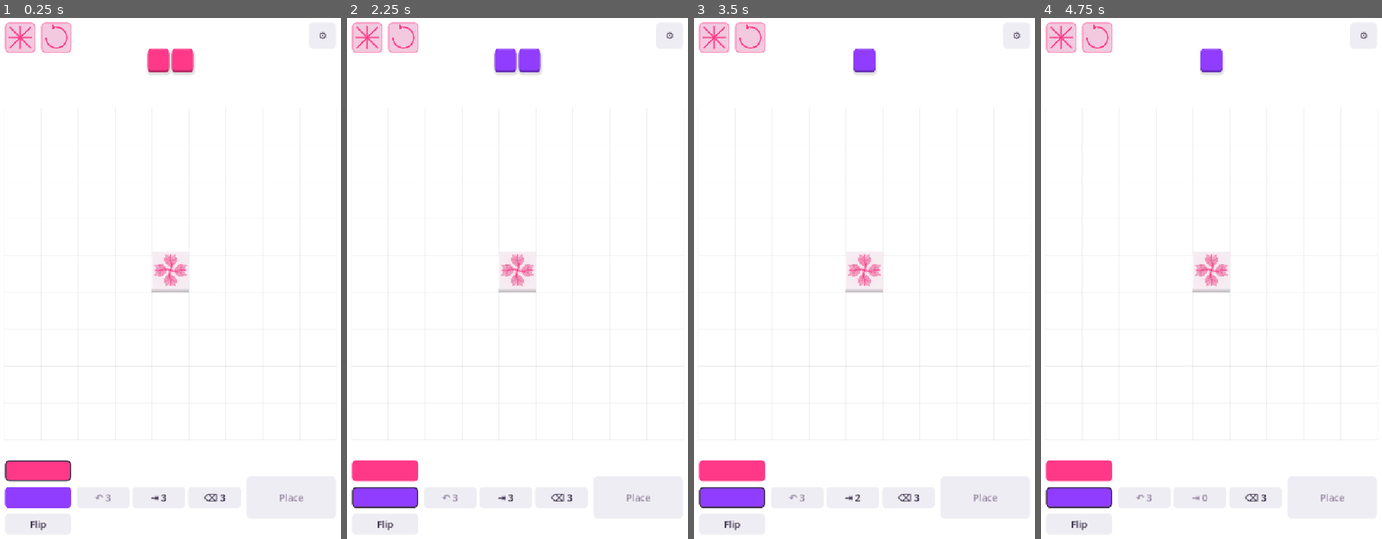
Above: before the commit, frames 1-4 (left to right).
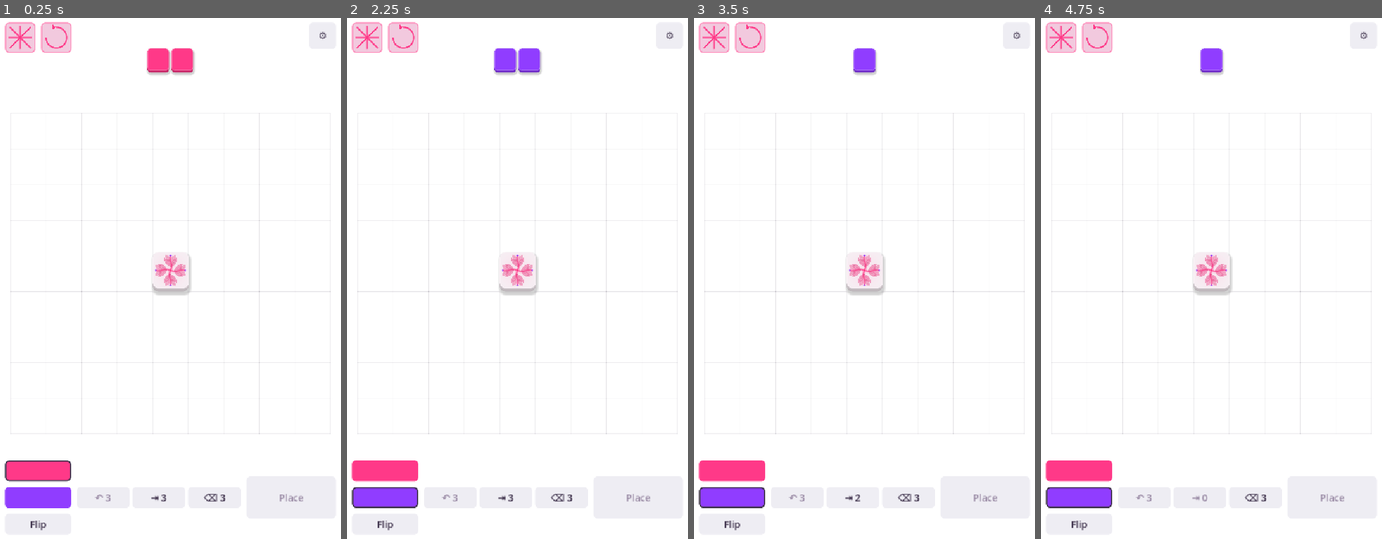
Above: after the commit, the same moments.

Repository: Shine-game/Tiles
Game: Godot game, scene res://main.tscn
The game is run twice, just before and just after one commit, with the same random seed, the same clock (stepped at 60 frames per second) and the same inputs. Sound files missing from this copy of the repository are replaced by a short silence.
Inputs (mouse positions are in pixels of both pictures, inside the frame that each line leads up to):
- Up to frame 1 (0.25 s): no input
- Up to frame 2 (2.25 s): click "Flip" at 0.5 s; click (384, 471) at 1.27 s; click (384, 497) at 2.02 s
- Up to frame 3 (3.5 s): click "⇥ 3" at 2.75 s
- Up to frame 4 (4.75 s): click "⇥ 2" at 3.5 s; click "⇥ 1" at 4.25 s

The runs differ from the first frame. In frame 1, 0.4% of the frame differs, in the area x 3-97%, y 5-82%; in frame 2, 0.4%; in frame 3, 0.3%; in frame 4, 0.3%.

Commit message:
Unify incoming and occupied tile surfaces with rounded fused outlines

Diff:
--- a/scripts/board_view.gd
+++ b/scripts/board_view.gd
@@ -147,7 +147,7 @@
 	field = Rect2((size - Vector2.ONE * side) / 2, Vector2.ONE * side)
 	# Keep the raised north edge and its shadow inside the field, including
 	# high-resolution gallery captures. The logical board remains square.
-	var edge_allowance: float = Platform.SOURCE_DEPTH / Platform.SOURCE_CELL + 0.035
+	var edge_allowance: float = 3.0 * Platform.SOURCE_DEPTH / Platform.SOURCE_CELL + 0.02
 	pitch = maxf(1, minf((side - 16.0) / board.size(), (side - 2.0) / (board.size() + 2 * edge_allowance)))
 	grid_inset = maxf(8, (side - board.size() * pitch) / 2)
 	if occupied_platform != null:
@@ -155,6 +155,7 @@
 	if coral_visuals != null:
 		coral_visuals.position = _point(Vector2.ZERO)
 		coral_visuals.scale = Vector2.ONE * pitch / 256.0
+		coral_visuals.configure_surface(occupied_platform)
 
 func surface_depth() -> float:
 	return Platform.depth(pitch)
@@ -184,8 +185,6 @@
 	update_geometry()
 	if show_guides:
 		_draw_guides()
-	if not coral_reef:
-		_draw_occupied_faces()
 	if coral_reef:
 		return
 	if labyrinth:
@@ -206,11 +205,6 @@
 		_draw_holding_motif(cell)
 	for corner: Vector2i in pattern.flowers:
 		_draw_flower(corner, pattern.flowers[corner])
-
-func _draw_occupied_faces() -> void:
-	# One color-independent surface; the board-wide shader owns its outline.
-	for cell: Vector2i in pattern.arrivals:
-		draw_rect(Rect2(_point(Vector2(cell)), Vector2.ONE * pitch), Palette.garden())
 
 func _draw_guides() -> void:
 	var n: int = board.size()
--- a/scripts/coral_visuals.gd
+++ b/scripts/coral_visuals.gd
@@ -2,6 +2,7 @@
 extends Node2D
 
 const Model = preload("res://scripts/coral_growth.gd")
+const GROUND_SURFACE = preload("res://shaders/ground_surface.gdshader")
 const REVEAL = preload("res://art/themes/coral_reef/shaders/growth_reveal.gdshader")
 static var textures: Dictionary = {}
 var registry: Dictionary = {}
@@ -9,6 +10,8 @@
 var ordinals: Dictionary = {}
 var next_ordinal := 0
 var active: Dictionary = {}
+var ground_sprites: Array[Sprite2D] = []
+var surface_signature: Array = []
 
 static func texture(path: String) -> Texture2D:
 	if not textures.has(path):
@@ -20,6 +23,8 @@
 		remove_child(child)
 		child.queue_free()
 	registry.clear()
+	ground_sprites.clear()
+	surface_signature.clear()
 	groups.clear()
 	ordinals.clear()
 	active.clear()
@@ -53,6 +58,8 @@
 			sprite.queue_free()
 			registry.erase(identity)
 	active.clear()
+	ground_sprites.clear()
+	surface_signature.clear()
 	for identity: String in model.components:
 		var event: Dictionary = model.components[identity]
 		var sprite: Sprite2D
@@ -69,7 +76,15 @@
 			# Child insertion order keeps each complete colony together.
 			_group(event, settled).add_child(sprite)
 			registry[identity] = sprite
-		if settled or event.old:
+		if event.id.begins_with("ground_"):
+			ground_sprites.append(sprite)
+			if sprite.material == null:
+				var surface := ShaderMaterial.new()
+				surface.shader = GROUND_SURFACE
+				sprite.material = surface
+			sprite.material.set_shader_parameter("cell_center", event.center)
+			sprite.material.set_shader_parameter("quarter_turn", float(event.rotation))
+		elif settled or event.old:
 			sprite.material = null
 		else:
 			var material := ShaderMaterial.new()
@@ -111,3 +126,14 @@
 			active.erase(identity)
 		else:
 			(sprite.material as ShaderMaterial).set_shader_parameter("clock_seconds", clock)
+
+func configure_surface(platform) -> void:
+	var signature: Array = [platform.mask_texture, platform.mask_revision, platform.grid_size, platform.cell_pixels]
+	if signature == surface_signature:
+		return
+	surface_signature = signature
+	for sprite: Sprite2D in ground_sprites:
+		sprite.material.set_shader_parameter("occupancy_mask", platform.mask_texture)
+		sprite.material.set_shader_parameter("grid_size", platform.grid_size)
+		sprite.material.set_shader_parameter("cell_pixels", 256.0)
+		sprite.material.set_shader_parameter("screen_pixel", 256.0 / platform.cell_pixels)
--- a/scripts/floating_piece.gd
+++ b/scripts/floating_piece.gd
@@ -22,13 +22,8 @@
 	return cell if cells.has(cell) else Vector2i(-1, -1)
 
 func _draw() -> void:
+	Surface.begin(self)
 	for cell: Vector2i in cells:
 		var face := Rect2(origin + Vector2(cell) * pitch - Vector2(0, lift()), Vector2.ONE * (pitch - 4))
 		var ink: Color = Palette.tile(color) if valid else Palette.INVALID
 		Surface.draw(self, face, ink, Surface.depth(pitch))
-		var outline := StyleBoxFlat.new()
-		outline.bg_color = Color.TRANSPARENT
-		outline.border_color = Palette.tile(color).darkened(0.3) if valid else Palette.INVALID_BORDER
-		outline.set_border_width_all(1)
-		outline.set_corner_radius_all(roundi(face.size.x * 0.16))
-		draw_style_box(outline, face.grow(-0.5))
--- a/scripts/occupied_platform.gd
+++ b/scripts/occupied_platform.gd
@@ -4,7 +4,7 @@
 const EDGE_SHADER = preload("res://shaders/occupied_platform.gdshader")
 const SOURCE_CELL := 256.0
 const SOURCE_DEPTH := 24.0
-const SURFACE_REVISION := "raised24-v1"
+const SURFACE_REVISION := "rounded24-v2"
 var occupancy: Image
 var mask_texture: ImageTexture
 var occupancy_bytes := PackedByteArray()
@@ -49,7 +49,7 @@
 	top_origin = origin
 	cell_pixels = pitch
 	depth_pixels = depth(pitch)
-	var margin: float = maxf(2.0, pitch * 0.035 + 1)
+	var margin: float = depth_pixels * 2.0 + 1.0
 	position = origin - Vector2.ONE * margin
 	size = Vector2(grid_size * pitch, grid_size * pitch + depth_pixels) + Vector2.ONE * 2 * margin
 	var shader_material := material as ShaderMaterial
@@ -59,7 +59,8 @@
 	shader_material.set_shader_parameter("rect_pixels", size)
 	shader_material.set_shader_parameter("ground_color", ink)
 
-# Same geometric contract as the shader, useful for input/geometry verification.
+# Logical occupancy for input/geometry verification; rounded rendering does not
+# remove any playable area from a cell.
 # p is expressed in cells relative to the raised top origin.
 func filled(point: Vector2) -> bool:
 	var cell := Vector2i(floori(point.x), floori(point.y))
--- a/scripts/piece_view.gd
+++ b/scripts/piece_view.gd
@@ -31,6 +31,7 @@
 	return cell if cells.has(cell) else Vector2i(-1, -1)
 
 func _draw() -> void:
+	Surface.begin(self)
 	if cells.is_empty():
 		return
 	var layout: Dictionary = geometry()
--- a/scripts/tile_surface.gd
+++ b/scripts/tile_surface.gd
@@ -1,27 +1,39 @@
 class_name TileSurface
 extends RefCounted
 
+const Platform = preload("res://scripts/occupied_platform.gd")
+
 static func depth(unit: float) -> float:
-	return unit * 24.0 / 256.0
+	return Platform.depth(unit)
 
-# A shallow colored slab for the incoming/hovering piece. Its logical face
-# keeps the original footprint; thickness and shadow never change placement.
+# Reuse the exact occupied-ground renderer for each separate incoming square.
+# Children are reused on redraw; hiding unused slabs handles shape changes.
+static func begin(canvas: CanvasItem) -> void:
+	canvas.set_meta("slab_index", 0)
+	for child: Node in canvas.get_children():
+		if child.has_meta("tile_slab"):
+			child.hide()
+
 static func draw(canvas: CanvasItem, face: Rect2, color: Color, thickness: float) -> void:
-	var shadow := StyleBoxFlat.new()
-	shadow.bg_color = Color(0, 0, 0, 0.10)
-	var radius := roundi(minf(face.size.x, face.size.y) * 0.16)
-	shadow.set_corner_radius_all(radius)
-	shadow.shadow_color = Color(0, 0, 0, 0.13)
-	shadow.shadow_size = roundi(thickness)
-	shadow.shadow_offset = Vector2(thickness * 0.25, thickness * 0.7)
-	canvas.draw_style_box(shadow, Rect2(face.position + Vector2(0, thickness), face.size))
-	var side := StyleBoxFlat.new()
-	side.bg_color = color.darkened(0.25)
-	side.set_corner_radius_all(radius)
-	canvas.draw_style_box(side, Rect2(face.position + Vector2(0, thickness), face.size))
-	var top := StyleBoxFlat.new()
-	top.bg_color = color
-	top.set_corner_radius_all(radius)
-	canvas.draw_style_box(top, face)
-	var highlight := Rect2(face.position + Vector2(radius, 1), Vector2(maxf(0, face.size.x - 2 * radius), 0))
-	canvas.draw_line(highlight.position, highlight.end, Color(1, 1, 1, 0.30), 1, true)
+	var index: int = canvas.get_meta("slab_index", 0)
+	canvas.set_meta("slab_index", index + 1)
+	var name := "TileSlab%d" % index
+	var slab = canvas.get_node_or_null(NodePath(name))
+	if slab == null:
+		slab = Platform.new()
+		slab.name = name
+		slab.set_meta("tile_slab", true)
+		canvas.add_child(slab)
+		slab.sync([[1]])
+		slab.z_index = 0
+	slab.configure(face.position, face.size.x, color)
+	# The four-pixel inter-square gap is not part of the logical cell pitch.
+	# Keep the same depth as a committed cell despite this smaller face.
+	slab.depth_pixels = thickness
+	var margin: float = thickness * 2.0 + 1.0
+	slab.position = face.position - Vector2.ONE * margin
+	slab.size = face.size + Vector2(0, thickness) + Vector2.ONE * 2 * margin
+	slab.material.set_shader_parameter("depth_pixels", thickness)
+	slab.material.set_shader_parameter("margin_pixels", margin)
+	slab.material.set_shader_parameter("rect_pixels", slab.size)
+	slab.show()
--- /dev/null
+++ b/shaders/ground_surface.gdshader
@@ -0,0 +1,25 @@
+shader_type canvas_item;
+render_mode unshaded, blend_mix;
+#include "res://shaders/tile_surface.gdshaderinc"
+
+uniform vec2 cell_center = vec2(0.5);
+uniform float quarter_turn = 0.0;
+uniform float screen_pixel = 4.0;
+
+varying vec4 vertex_tint;
+
+void vertex() {
+    vertex_tint = COLOR;
+}
+
+void fragment() {
+    vec2 local = (UV - vec2(0.5)) * cell_pixels;
+    float angle = quarter_turn * 1.57079632679;
+    vec2 rotated = vec2(cos(angle) * local.x - sin(angle) * local.y, sin(angle) * local.x + cos(angle) * local.y);
+    vec2 p = cell_center * cell_pixels + rotated;
+    float distance_to_surface = surface_distance(p, 0.0);
+    vec4 artwork = texture(TEXTURE, UV) * vertex_tint;
+    artwork.rgb = surface_lip(artwork.rgb, distance_to_surface, screen_pixel);
+    artwork.a *= surface_coverage(distance_to_surface, screen_pixel);
+    COLOR = artwork;
+}
--- a/shaders/occupied_platform.gdshader
+++ b/shaders/occupied_platform.gdshader
@@ -1,72 +1,36 @@
 shader_type canvas_item;
 render_mode unshaded, blend_mix;
+#include "res://shaders/tile_surface.gdshaderinc"
 
-uniform sampler2D occupancy_mask : filter_nearest, repeat_disable;
-uniform int grid_size = 9;
-uniform float cell_pixels = 64.0;
 uniform float depth_pixels = 6.0;
-uniform float margin_pixels = 4.0;
-uniform vec2 rect_pixels = vec2(584.0);
+uniform float margin_pixels = 13.0;
+uniform vec2 rect_pixels = vec2(608.0);
 uniform vec4 ground_color : source_color = vec4(0.92, 0.84, 0.69, 1.0);
 
-float occupied_cell(vec2 cell) {
-    if (cell.x < 0.0 || cell.y < 0.0 || cell.x >= float(grid_size) || cell.y >= float(grid_size)) {
-        return 0.0;
+void fragment() {
+    vec2 p = UV * rect_pixels - vec2(margin_pixels);
+    float top_distance = surface_distance(p, 0.0);
+    if (top_distance <= 0.0) {
+        // Opaque tops cover the wall and shadow; avoid their neighborhood
+        // searches for occupied interiors, including dense mobile boards.
+        COLOR = vec4(surface_lip(ground_color.rgb, top_distance, 1.0), 1.0);
+    } else {
+        float slab_distance = surface_distance(p, depth_pixels);
+        float top = surface_coverage(top_distance, 1.0);
+        float slab = surface_coverage(slab_distance, 1.0);
+        // Same offset, softness and contact shading for every tile surface.
+        vec2 shadow_offset = vec2(depth_pixels * 0.25, depth_pixels * 0.7);
+        float shadow_distance = surface_distance(p - shadow_offset, depth_pixels);
+        float shadow = 0.18 * (1.0 - smoothstep(0.0, max(1.0, depth_pixels), shadow_distance));
+        vec4 result = vec4(vec3(0.0), shadow);
+        float wall_t = clamp(top_distance / max(depth_pixels, 0.001), 0.0, 1.0);
+        vec3 wall = ground_color.rgb * mix(0.84, 0.75, smoothstep(0.0, 1.0, wall_t));
+        float alpha = slab + shadow * (1.0 - slab);
+        vec3 rgb = wall * slab / max(alpha, 0.00001);
+        result = vec4(rgb, alpha);
+        vec3 top_ink = surface_lip(ground_color.rgb, top_distance, 1.0);
+        alpha = top + result.a * (1.0 - top);
+        rgb = (top_ink * top + result.rgb * result.a * (1.0 - top)) / max(alpha, 0.00001);
+        COLOR = vec4(rgb, alpha);
     }
-    return step(0.5, texture(occupancy_mask, (cell + vec2(0.5)) / float(grid_size)).r);
 }
-
-float occupied_point(vec2 point) {
-    return occupied_cell(floor(point / cell_pixels));
-}
-
-float rectangle_distance(vec2 point, vec2 cell) {
-    vec2 q = abs(point - (cell + vec2(0.5)) * cell_pixels) - vec2(cell_pixels * 0.5);
-    return length(max(q, vec2(0.0)));
-}
-
-vec4 platform_edge(vec2 p) {
-    // Top interiors are supplied by the existing ground textures above us.
-    // Avoid distance/shadow work where this shader will be fully covered.
-    if (occupied_point(p) > 0.5) {
-        return vec4(0.0);
-    }
-    float side = occupied_point(p - vec2(0.0, depth_pixels));
-    float top_distance = 100000.0;
-    float base_distance = 100000.0;
-    vec2 cell = floor(p / cell_pixels);
-    // The shadow/rim are narrower than a cell. A local 3x3 neighborhood
-    // gives exact union distances within their support, including hole edges.
-    for (int y = -1; y <= 1; y++) {
-        for (int x = -1; x <= 1; x++) {
-            vec2 neighbor = cell + vec2(float(x), float(y));
-            if (occupied_cell(neighbor) > 0.5) {
-                top_distance = min(top_distance, rectangle_distance(p, neighbor));
-                base_distance = min(base_distance, rectangle_distance(p - vec2(0.0, depth_pixels), neighbor));
-            }
-        }
-    }
-    float shadow_width = max(0.85, cell_pixels * 0.035);
-    float shadow_alpha = 0.14 * (1.0 - smoothstep(0.0, shadow_width, base_distance));
-    vec4 result = vec4(ground_color.rgb * 0.28, shadow_alpha);
-    if (side > 0.5) {
-        float boundary = (floor((p.y - depth_pixels) / cell_pixels) + 1.0) * cell_pixels;
-        float t = clamp((p.y - boundary) / max(depth_pixels, 0.001), 0.0, 1.0);
-        result = vec4(ground_color.rgb * mix(0.94, 0.79, smoothstep(0.0, 1.0, t)), 1.0);
-    }
-    {
-        // Place the lip just outside the top's footprint so opaque ground
-        // textures above this shader cannot bury it. Never outline shared edges.
-        float lip = 0.72 * (1.0 - smoothstep(0.0, 0.70, top_distance));
-        vec3 lip_color = mix(ground_color.rgb, vec3(1.0), 0.48);
-        float alpha = lip + result.a * (1.0 - lip);
-        vec3 rgb = (lip_color * lip + result.rgb * result.a * (1.0 - lip)) / max(alpha, 0.00001);
-        result = vec4(rgb, alpha);
-    }
-    return result;
-}
-
-void fragment() {
-    // Display coordinates relative to the raised top's first cell corner.
-    COLOR = platform_edge(UV * rect_pixels - vec2(margin_pixels));
-}
--- a/tests/render_platform.gd
+++ b/tests/render_platform.gd
@@ -2,6 +2,7 @@
 extends SceneTree
 
 const Platform = preload("res://scripts/occupied_platform.gd")
+const Surface = preload("res://scripts/tile_surface.gd")
 const Rules = preload("res://scripts/rules.gd")
 const Palette = preload("res://scripts/palette.gd")
 var checks := 0
@@ -41,16 +42,35 @@
 	var lower: Color = shot.get_pixel(180, 217)
 	check(upper.a > 0.99 and lower.a > 0.99, "native shader draws all six pixels of requested extrusion")
 	check(upper.r > lower.r, "sidewall shades softly from upper lip toward base")
-	check(shot.get_pixel(180, 180).a < 0.001, "shader leaves top interiors to original ground textures")
-	check(shot.get_pixel(147, 180).a > 0 and shot.get_pixel(147, 180).a < 0.8, "upper perimeter lip is narrow and translucent")
+	check(shot.get_pixel(180, 180).a > 0.99, "shared renderer supplies the opaque top beneath textures")
+	check(shot.get_pixel(148, 180).r > shot.get_pixel(152, 180).r, "fine upper lip rounds the transition into the side")
+	check(shot.get_pixel(149, 149).a < 0.1 and shot.get_pixel(159, 149).a > 0.99, "exposed convex corners are rounded")
 	check(shot.get_pixel(180, 218).a > shot.get_pixel(180, 219).a and shot.get_pixel(180, 219).a > 0, "contact shadow fades down onto surrounding surface")
-	check(is_zero_approx(shot.get_pixel(180, 222).a), "shadow becomes fully transparent away from platform")
+	check(is_zero_approx(shot.get_pixel(180, 230).a), "shadow becomes fully transparent away from platform")
+	# An isolated placed cell and an unplaced square use identical pixels,
+	# including the rounded face, bevel, extrusion and offset soft shadow.
+	var single: Image = shot
+	platform.hide()
+	var incoming := Node2D.new()
+	viewport.add_child(incoming)
+	Surface.begin(incoming)
+	Surface.draw(incoming, Rect2(148, 148, 64, 64), Color("edd7ad"), 6)
+	shot = await capture(viewport)
+	var placed_pixels: PackedByteArray = single.get_data()
+	var incoming_pixels: PackedByteArray = shot.get_data()
+	var largest_error := 0
+	for byte in range(placed_pixels.size()):
+		largest_error = maxi(largest_error, absi(int(placed_pixels[byte]) - int(incoming_pixels[byte])))
+	# Different rectangle UV scales can round one 8-bit channel differently.
+	check(largest_error <= 1, "placed and unplaced isolated surfaces match within 8-bit rounding")
+	incoming.queue_free()
+	platform.show()
 	grid[3][2] = 2
 	grid[2][3] = 2
 	platform.sync(grid)
 	shot = await capture(viewport)
-	check(shot.get_pixel(180, 215).a < 0.001, "different-color lower neighbor removes shared wall in shader")
-	check(shot.get_pixel(213, 180).a < 0.001, "different-color side neighbor has no internal rim")
+	check(shot.get_pixel(180, 215).is_equal_approx(shot.get_pixel(180, 220)), "different-color lower neighbor removes shared wall and lip")
+	check(shot.get_pixel(213, 180).is_equal_approx(shot.get_pixel(218, 180)), "different-color side neighbor has no internal rim")
 	check(shot.get_pixel(244, 215).a > 0.99, "stepped exposed lower segment stays raised")
 	var original: PackedByteArray = shot.get_data()
 	grid[3][2] = 1
@@ -70,12 +90,12 @@
 	grid[6][6] = 2
 	platform.sync(grid)
 	shot = await capture(viewport)
-	check(shot.get_pixel(436, 407).a < 0.001, "hole closure removes rim and wall immediately")
+	check(shot.get_pixel(436, 407).is_equal_approx(shot.get_pixel(436, 436)), "hole closure removes rim and wall immediately")
 	grid[8][8] = 1
 	platform.sync(grid)
 	shot = await capture(viewport)
 	check(shot.get_pixel(564, 599).a > 0.99, "outer board bottom extrusion is not clipped")
-	check(shot.get_pixel(564, 607).a < 0.001, "no opaque shader rectangle beyond the contact shadow")
+	check(shot.get_pixel(564, 614).a < 0.001, "no opaque shader rectangle beyond the contact shadow")
 	DirAccess.make_dir_recursive_absolute("res://build")
 	shot.save_png("res://build/platform-edge-validation.png")
 	viewport.queue_free()
@@ -103,7 +123,12 @@
 		var side_point: Vector2 = view.global_position + view._point(Vector2(2.5, 5)) + Vector2(0, view.surface_depth() * 0.5)
 		var contact: Color = image.get_pixelv(Vector2i(side_point))
 		check(contact.r < 0.98 or contact.g < 0.98 or contact.b < 0.98, theme + ": sidewall remains visible below actual ground and plants")
+		var corner_point: Vector2 = view.global_position + view._point(Vector2(2.015, 2.015))
+		var corner: Color = image.get_pixelv(Vector2i(corner_point))
+		check(minf(corner.r, minf(corner.g, corner.b)) > 0.94, theme + ": actual top fill respects rounded exposed corners")
 	scene.queue_free()
-	await create_timer(0.12).timeout
+	var mixer_deadline := Time.get_ticks_msec() + 120
+	while Time.get_ticks_msec() < mixer_deadline:
+		await process_frame
 	print("Native platform: %d checks, %d failures" % [checks, failures])
 	quit(1 if failures else 0)
--- a/tests/test_coral.gd
+++ b/tests/test_coral.gd
@@ -115,7 +115,7 @@
 	check(scene.board_view.coral_visuals.registry[core_key] == core and core.scale == Vector2.ONE, "retained core uses supplied native proportions")
 	var ground_key := Coral.key(Coral.ground_choice(origin).id, 1, origin)
 	var ground: Sprite2D = scene.board_view.coral_visuals.registry[ground_key]
-	check(ground.material == null, "new occupied ground does not wait for coral")
+	check(ground.material != null and ground.material.shader == scene.board_view.coral_visuals.GROUND_SURFACE, "new ground immediately uses shared rounded surface without growth reveal")
 	for event: Dictionary in scene.board_view.pattern.components.values():
 		var sprite: Sprite2D = scene.board_view.coral_visuals.registry[event.key]
 		check(sprite.scale == Vector2.ONE, "no old scaling workaround: " + event.id)
Not shown, added: shaders/ground_surface.gdshader.uid
Not shown, added: shaders/tile_surface.gdshaderinc
Not shown, added: shaders/tile_surface.gdshaderinc.uid
Not shown, changed: docs/coral-reef-analysis.md
Not shown, changed: docs/raised-platform.md
